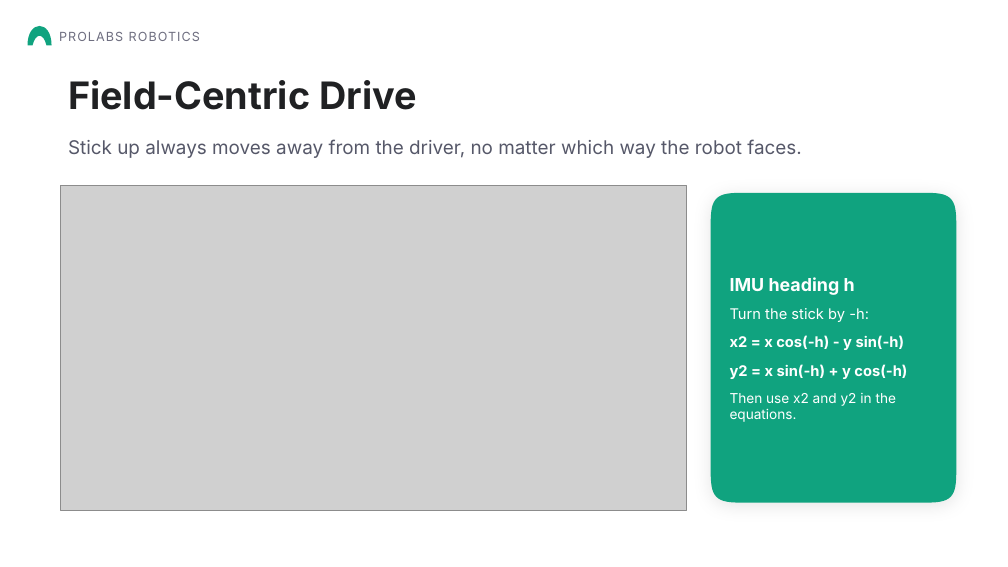
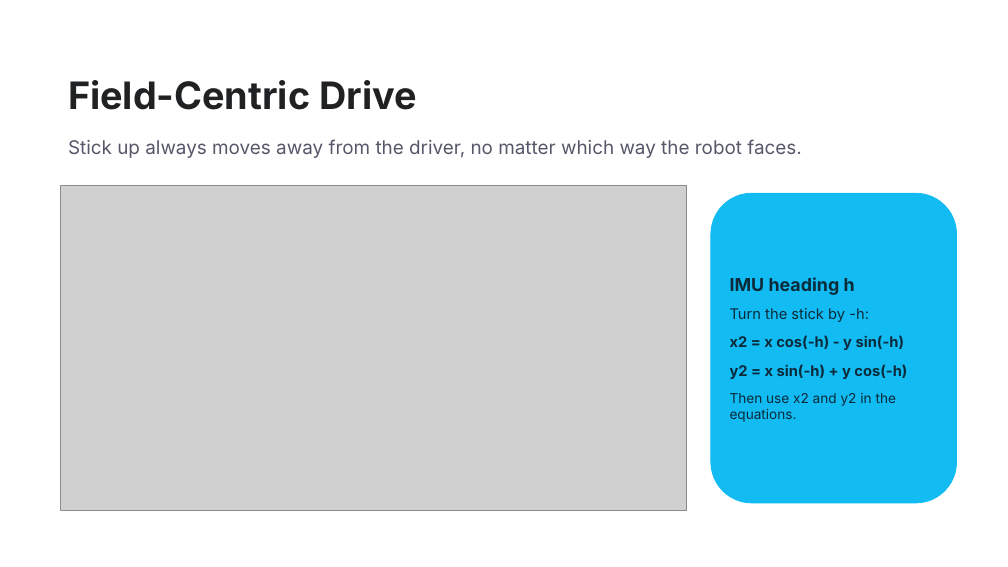
Before and after one commit to Aarav-111/FTC-Bangalore-Resources, a slide deck: slide 17 of 02-Chassis/Mecanum Wheels Presentation.pptx. Drawn at 1008x567 pixels with LibreOffice and Linux fonts; fonts in the diff are those of the drawing; grey boxes stand for pictures; background and template pictures are left out. Boxes give left, top, right and bottom in pixels: in the first picture for what was removed or moved away, otherwise in the second. Text is boxed around its words. In the diff, an @@ line names an element or a change of style, - is before the commit and + after.

Commit message:
Mecanum presentation: tank drive fails 2-3 times, light blue theme, Thank You page with QR codes, remove Prolabs Robotics

```diff
--- a/02-Chassis/Mecanum Wheels Presentation.pptx
+++ b/02-Chassis/Mecanum Wheels Presentation.pptx
@@ freeform shape removed at [27,27,51,45] @@
@@ text removed at [59,32,200,41] @@
-PROLABS ROBOTICS
@@ freeform shape removed at [711,193,957,503] @@
@@ rounded rectangle added at [711,194,957,504], fill #12BBF2, outline #12BBF2 0.75 pt @@
@@ text "IMU heading h" at [730,277,907,422]: text colour #FFFFFF to #0B2A3A @@
```
Also in this commit, not shown: 19 other slides changed, 1 slide added, 1 slide removed, 1 other file.
